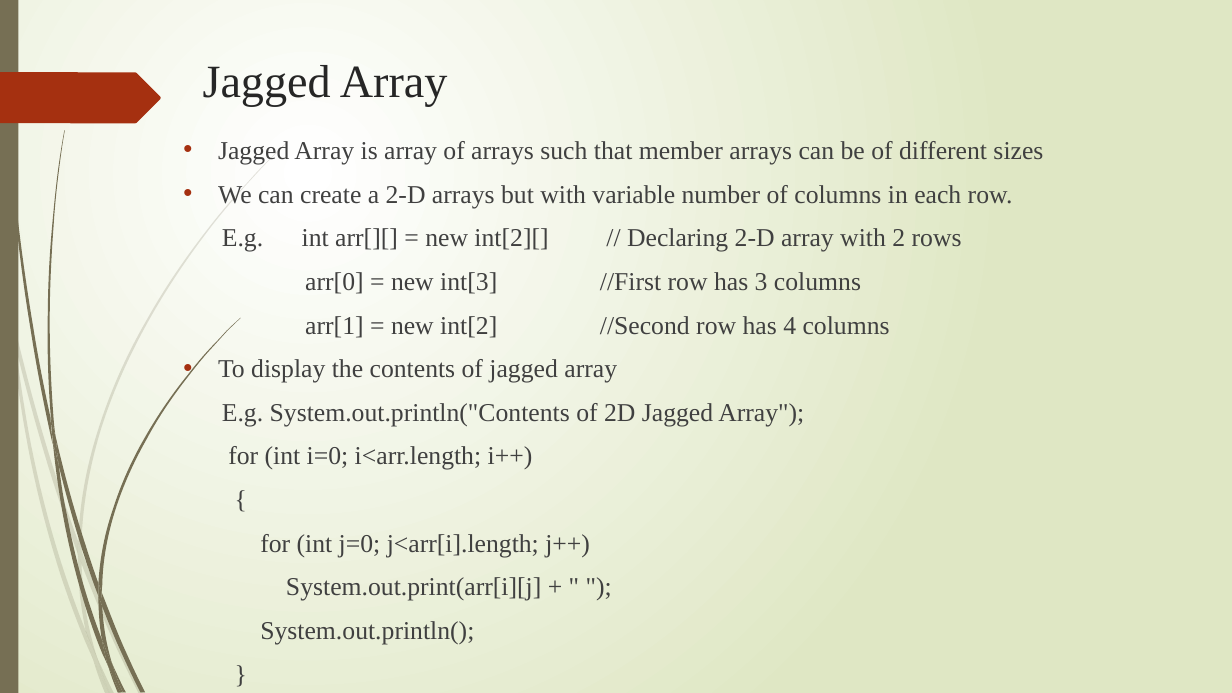
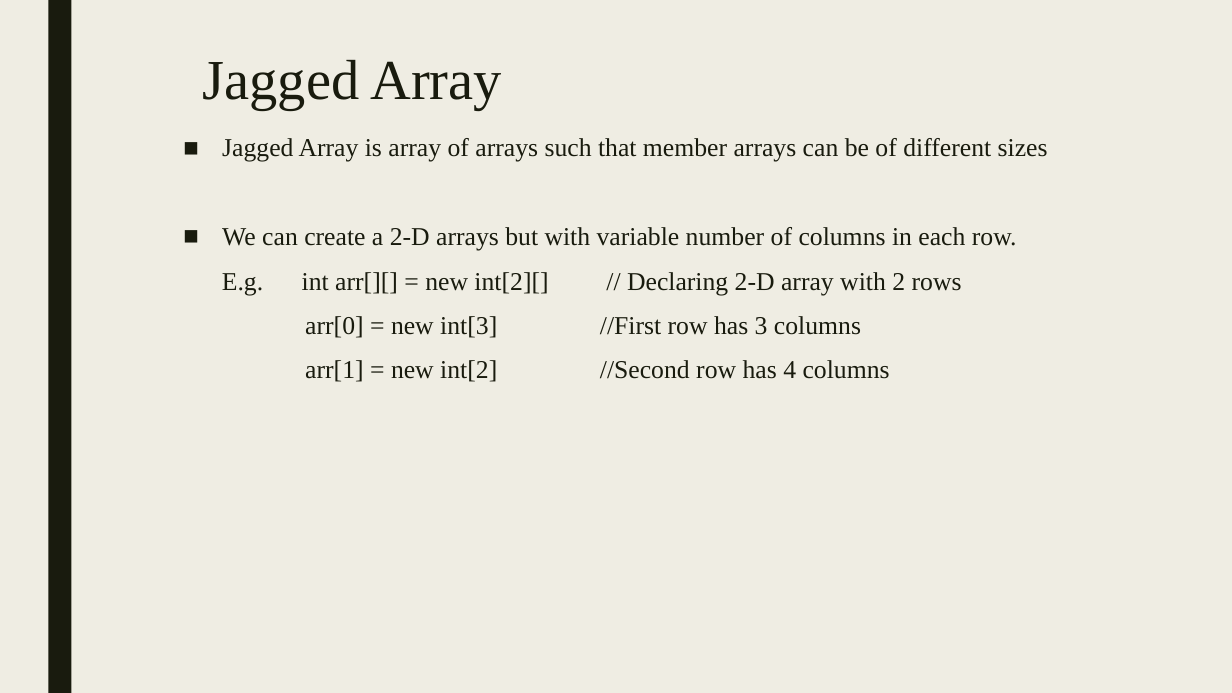
Before and after one commit to Adarsha-1/Group-6, a slide deck: slide 13 of arraysnew.pptx. Drawn at 1232x693 pixels with LibreOffice and Linux fonts; fonts in the diff are those of the drawing. Boxes give left, top, right and bottom in pixels: in the first picture for what was removed or moved away, otherwise in the second. Text is boxed around its words. In the diff, an @@ line names an element or a change of style, - is before the commit and + after.

```diff
--- a/arraysnew.pptx
+++ b/arraysnew.pptx
@@ background gradient #FFFFFF to #DFE8C4 to #EFEDE3 @@
@@ rectangle: place and size @@
-rectangle at (0,0,18,693)
+rectangle at (48,0,71,693)
@@ rectangle at (48,0,71,693): fill #766F54 to #191B0E @@
@@ title "Jagged Array" at (203,60,502,110): size 36 to 44 pt, text colour #262626 to #191B0E; line spacing 1 to 0.89 @@
@@ freeform shape removed at (0,72,161,123) @@
@@ text "Jagged Array is array of ..." at (222,138,1048,382): text colour #404040 to #191B0E; bullet • to ■; line spacing 1 to 0.94; more space between paragraphs @@
@@ text at (218,359,804,645): paragraphs removed @@
-• To display the contents of jagged array
-E.g. System.out.println("Contents of 2D Jagged Array");
-for (int i=0; i<arr.length; i++)
-{
-for (int j=0; j<arr[i].length; j++)
-System.out.print(arr[i][j] + " ");
-System.out.println();
-}
@@ group removed at (0,141,288,693): 10 freeform shapes @@
@@ group removed at (3,0,240,693): 12 freeform shapes @@
```
Also in this commit, not shown: 15 other slides changed.
